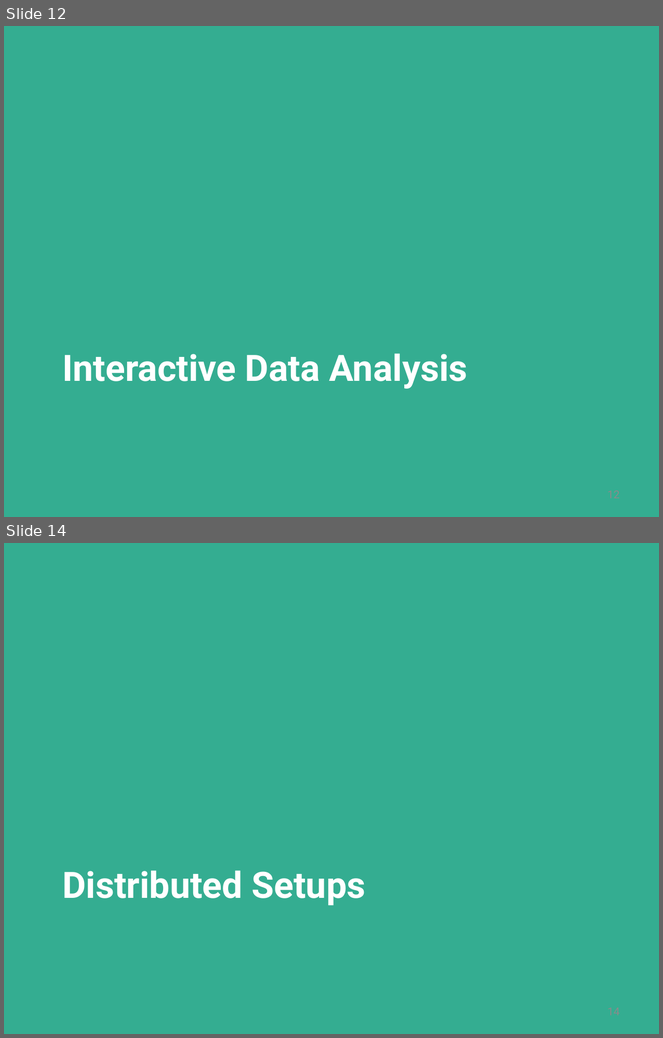
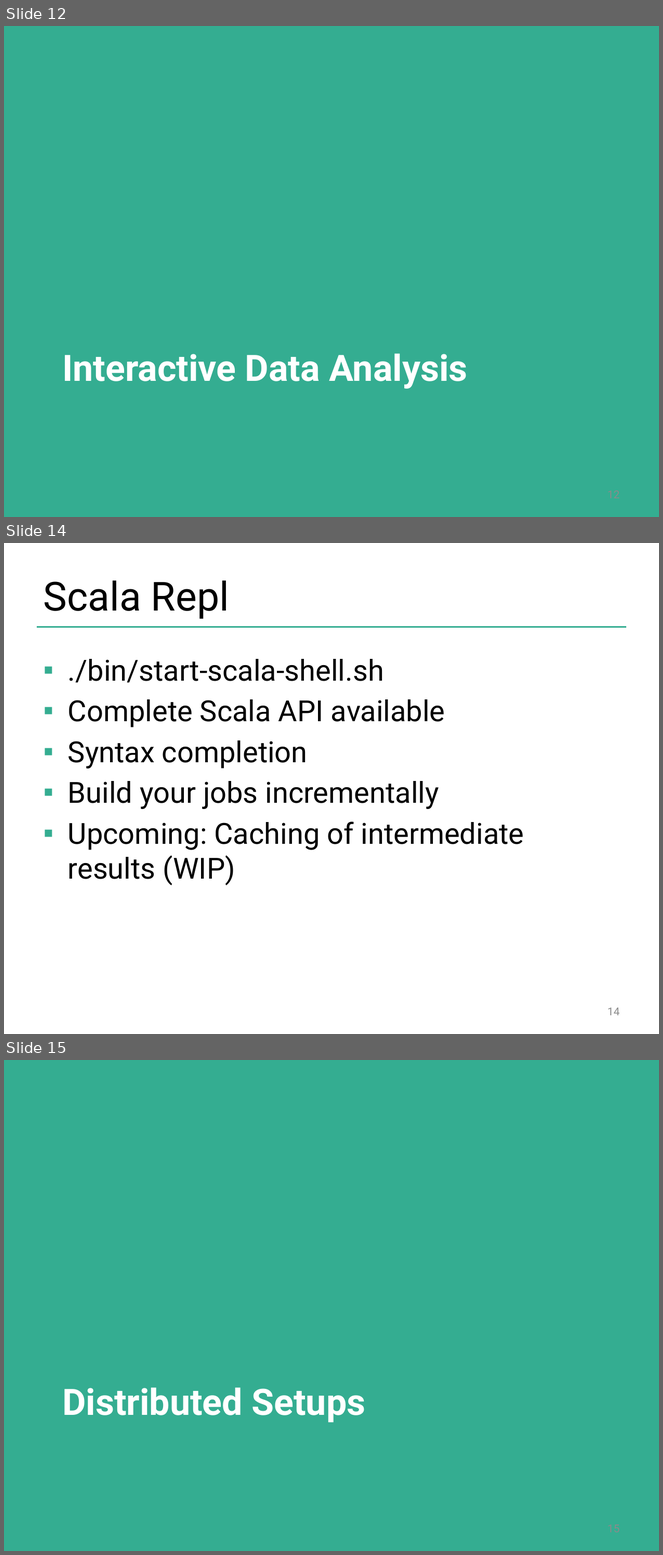
Before and after one commit to dataArtisans/flink-training-web, a slide deck: slides/closing.pptx. Shown one above the other, each under a label of ours: slides 12 and 14 before the commit, slides 12, 14 and 15 after it; the slides between them are not shown. The pictures are 663x1038 and 663x1555 pixels, drawn with LibreOffice and Linux fonts; fonts in the diff are those of the drawing; background and template pictures are left out. Boxes give left, top, right and bottom in pixels: in the first picture for what was removed or moved away, otherwise in the second. Text is boxed around its words. In the diff, an @@ line names an element or a change of style, - is before the commit and + after.

```diff
--- a/slides/closing.pptx
+++ b/slides/closing.pptx
@@ slide 14 added at [4, 543, 659, 1034], background #FFFFFF @@
@@ title added at [44, 580, 229, 619], 44 pt, text #000000 @@
+Scala Repl
@@ line added from (37, 627) to (626, 627), #34AD91 2 pt @@
@@ text added at [68, 659, 525, 886], 32 pt, text #000000 @@
+▪ ./bin/start-scala-shell.sh
+▪ Complete Scala API available
+▪ Syntax completion
+▪ Build your jobs incrementally
+▪ Upcoming: Caching of intermediate results (WIP)
@@ page number added at [608, 1008, 620, 1016], 12 pt, text #8C8C8C @@
+14
@@ what was slide 14 is now slide 15 @@
```
Also in this commit, not shown: 2 slides changed.
